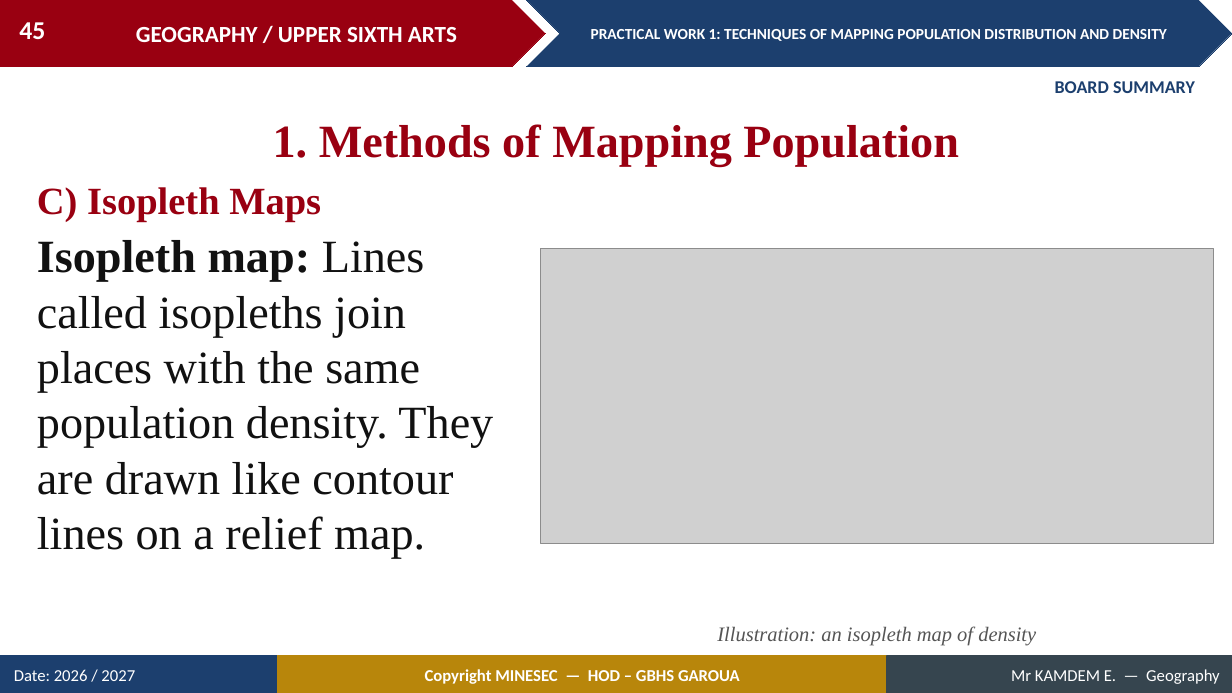
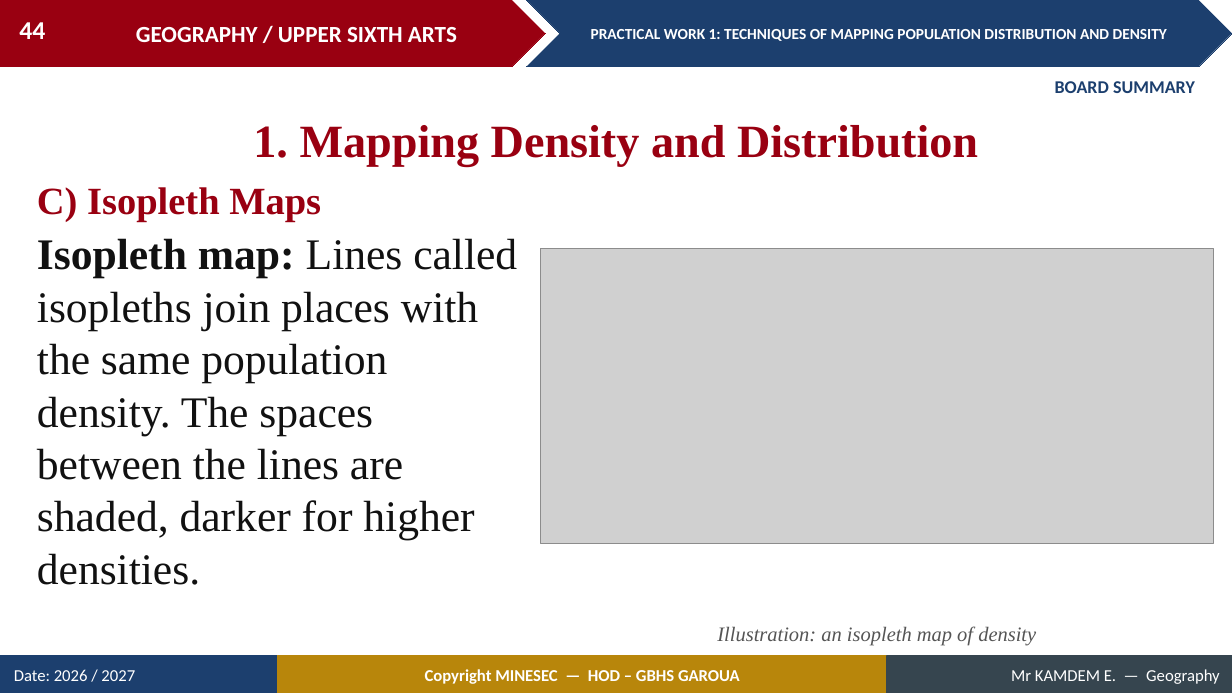
Before and after one commit to Berthautk/linea-github, a slide deck: slide 44 of lecons/USA/Population Geography/03_USA_POP_PW01_Techniques_of_Mapping_Population_Distribution_and_Density.pptx (slide 45 before the commit). Drawn at 1232x693 pixels with LibreOffice and Linux fonts; fonts in the diff are those of the drawing; grey boxes stand for pictures. Boxes give left, top, right and bottom in pixels: in the first picture for what was removed or moved away, otherwise in the second. Text is boxed around its words. In the diff, an @@ line names an element or a change of style, - is before the commit and + after.

```diff
--- a/lecons/USA/Population Geography/03_USA_POP_PW01_Techniques_of_Mapping_Population_Distribution_and_Density.pptx
+++ b/lecons/USA/Population Geography/03_USA_POP_PW01_Techniques_of_Mapping_Population_Distribution_and_Density.pptx
@@ page number at [19,22,45,39]: text changed @@
-45
+44
@@ text at [253,125,978,166]: text changed @@
-1. Methods of Mapping Population
+1. Mapping Density and Distribution
@@ text at [37,238,517,585]: text changed; size 36 to 34 pt @@
-Isopleth map: Lines called isopleths join places with the same population density. They are drawn like contour lines on a relief map.
+Isopleth map: Lines called isopleths join places with the same population density. The spaces between the lines are shaded, darker for higher densities.
```
Also in this commit, not shown: 29 other slides changed, 2 slides added, 8 slides removed, 3 other files.
